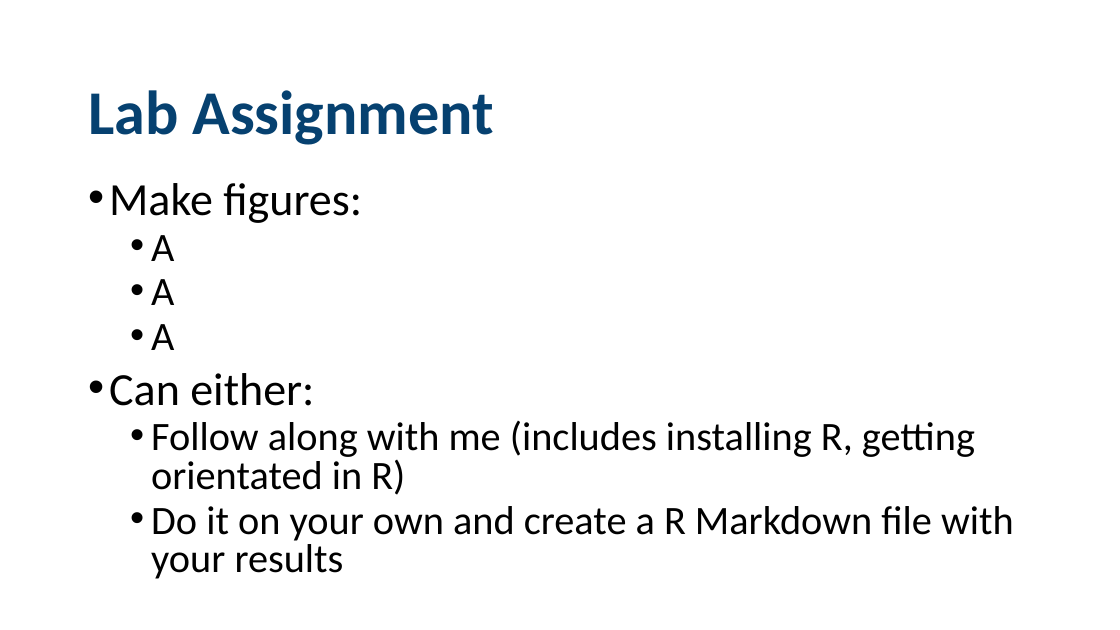
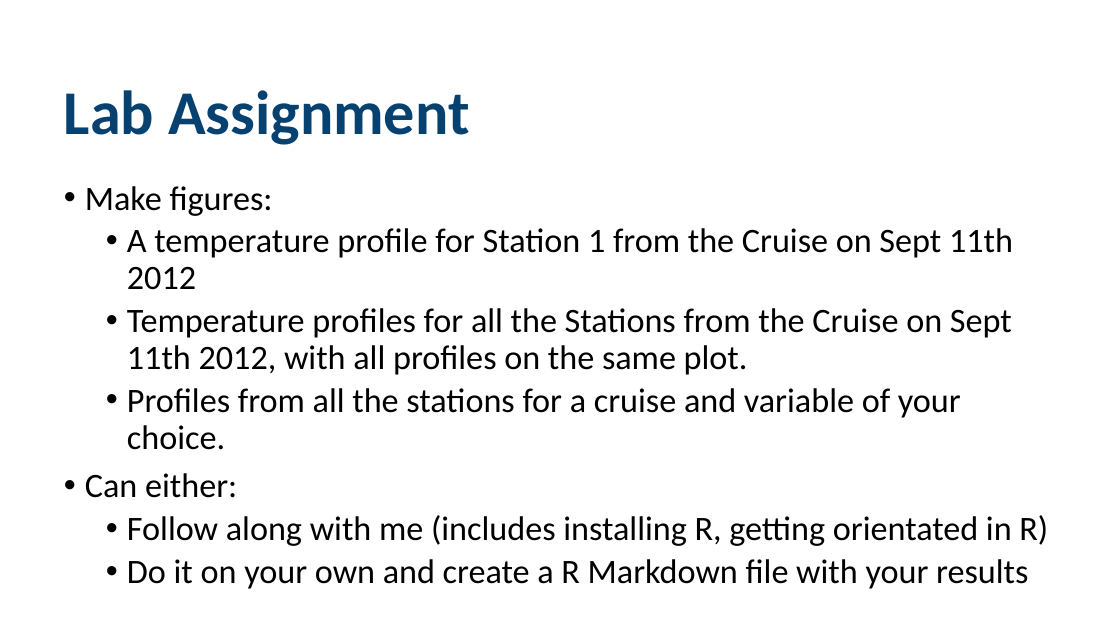
Before and after one commit to Rebekah-Shunmugapandi/sea-change-semester-data-labs, a slide deck: slide 9 of Lab02/ReproducibleResearch.pptx. Drawn at 1120x630 pixels with LibreOffice and Linux fonts; fonts in the diff are those of the drawing; background and template pictures are left out. Boxes give left, top, right and bottom in pixels: in the first picture for what was removed or moved away, otherwise in the second. Text is boxed around its words. In the diff, an @@ line names an element or a change of style, - is before the commit and + after.

```diff
--- a/Lab02/ReproducibleResearch.pptx
+++ b/Lab02/ReproducibleResearch.pptx
@@ title "Lab Assignment" moved from (x1=88, y1=90, x2=494, y2=145) to (x1=64, y1=90, x2=469, y2=145) @@
@@ text "Make figures:" moved from (x1=109, y1=183, x2=1014, y2=579) to (x1=85, y1=186, x2=1048, y2=589) @@
@@ text at (x1=85, y1=186, x2=1048, y2=589): size 29.6 to 22 pt in "Make figures:", "Can either:"; size 25.9 to 22 pt in "Follow along with me (includes installing R, ...", "Do it on your own and create ..."; line spacing 0.8 to 0.9 @@
@@ text at (x1=127, y1=228, x2=1013, y2=450): text changed; size 25.9 to 22 pt @@
-  • A
-  • A
-  • A
+  • A temperature profile for Station 1 from the Cruise on Sept 11th 2012
+  • Temperature profiles for all the Stations from the Cruise on Sept 11th 2012, with all profiles on the same plot.
+  • Profiles from all the stations for a cruise and variable of your choice.
```
Also in this commit, not shown: 1 slide removed, 10 other files.
